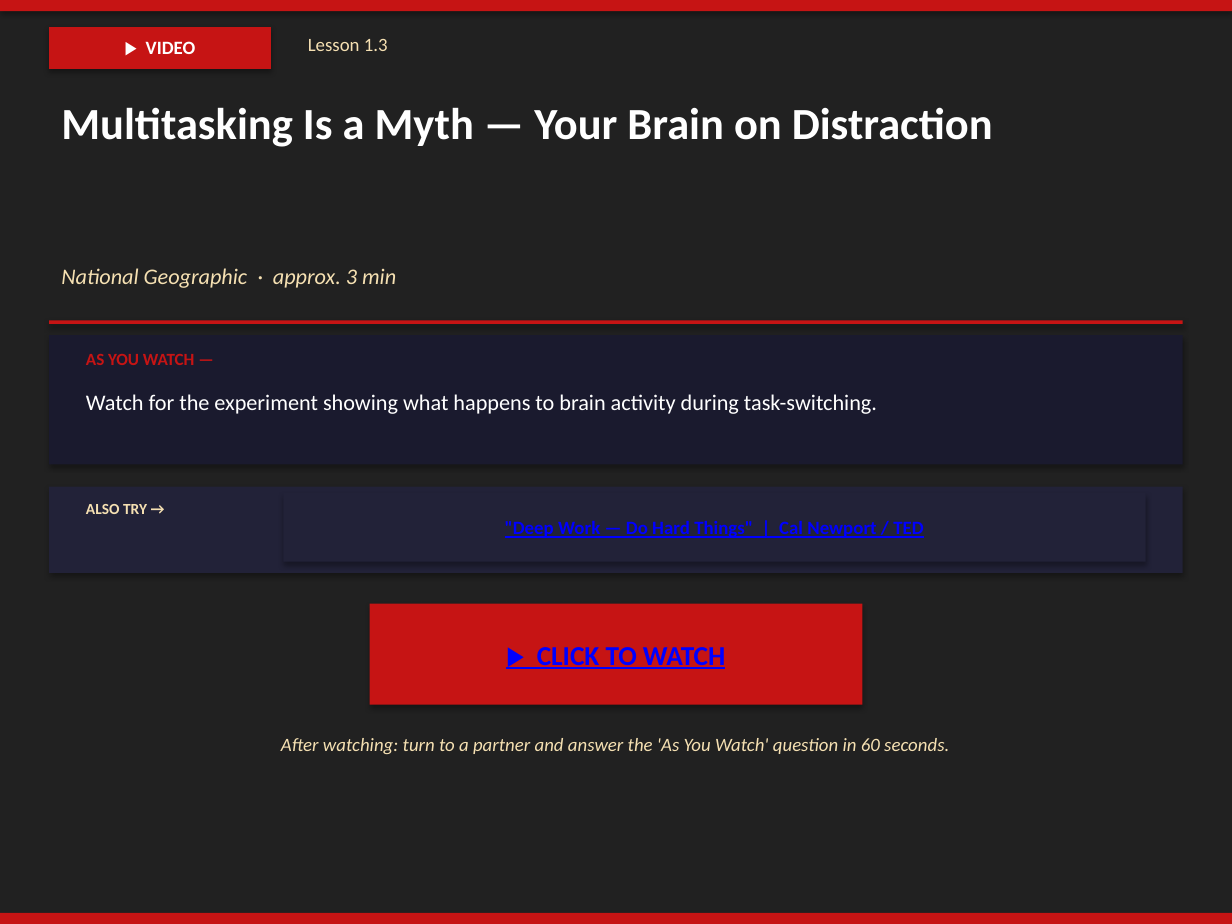
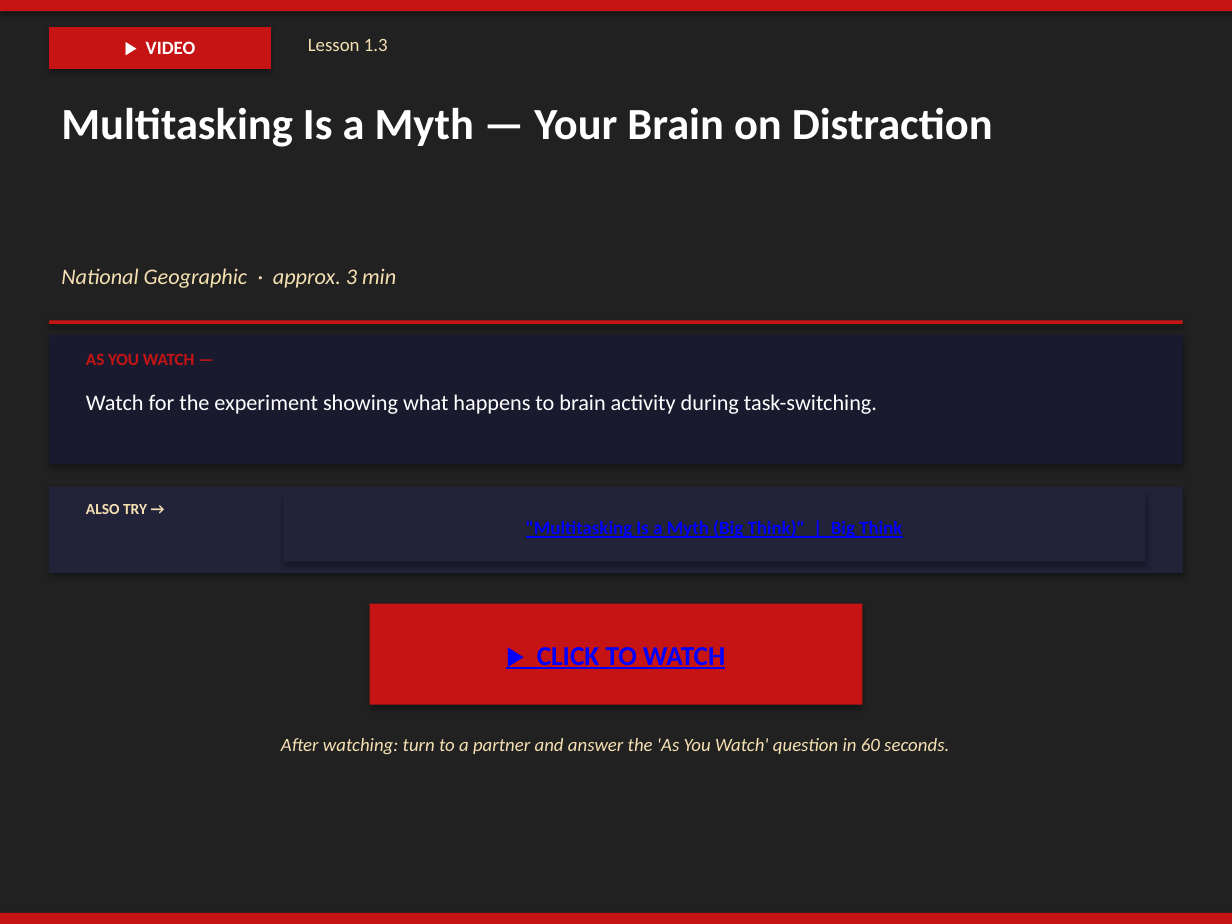
Before and after one commit to milesclawson/test-repo, a slide deck: slide 38 of downloads/warrior_prep_teacher_slides.pptx. Drawn at 1232x924 pixels with LibreOffice and Linux fonts; fonts in the diff are those of the drawing. Boxes give left, top, right and bottom in pixels: in the first picture for what was removed or moved away, otherwise in the second. Text is boxed around its words. In the diff, an @@ line names an element or a change of style, - is before the commit and + after.

```diff
--- a/downloads/warrior_prep_teacher_slides.pptx
+++ b/downloads/warrior_prep_teacher_slides.pptx
@@ text in rectangle at [526,520,902,538]: text changed @@
-"Deep Work — Do Hard Things" | Cal Newport / TED
+"Multitasking Is a Myth (Big Think)" | Big Think
```
Also in this commit, not shown: 8 other slides changed, 1 other file.
